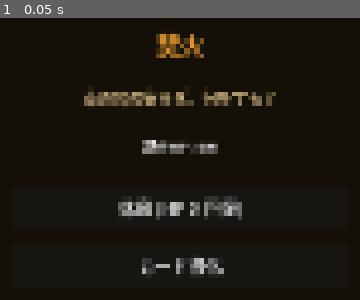
Above: before the commit, frame 1.
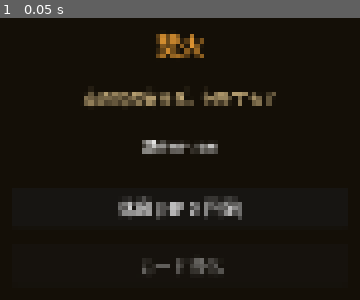
Above: after the commit, the same moment.

Repository: sashimihoutyou/too-fast-to-die
Game: Godot game, scene res://scenes/rest/rest_screen.tscn
Two runs of this game, one before a commit and one after it. Both use one fixed random seed, a clock stepped at 60 frames per second and the inputs below. This scene is started directly instead of the project's main scene.
Inputs:
- Up to frame 1 (0.05 s): no input

The runs differ from the first frame. In frame 1, 0.7% of the frame differs, in the area x 39-63%, y 85-91%.

Commit message:
Improve rest upgrades and plan simulation testing

Diff:
--- a/scenes/rest/rest_screen.gd
+++ b/scenes/rest/rest_screen.gd
@@ -9,6 +9,7 @@
 	$HPLabel.text = "現在HP: %d/%d" % [CombatManager.player_hp, CombatManager.player_max_hp]
 	var heal := CombatManager.player_max_hp * 30 / 100
 	$RestButton.text = "休息 (HP %d 回復)" % heal
+	$UpgradeButton.disabled = _get_upgradeable_cards().is_empty()
 
 func _on_rest() -> void:
 	var heal := CombatManager.player_max_hp * 30 / 100
@@ -16,8 +17,10 @@
 	_return_to_map()
 
 func _on_upgrade() -> void:
-	if DeckManager.master_deck.is_empty():
-		_return_to_map()
+	var upgradeable_cards := _get_upgradeable_cards()
+	if upgradeable_cards.is_empty():
+		$InfoLabel.text = "強化できるカードがありません。休息を選んでください。"
+		$UpgradeButton.disabled = true
 		return
 	for child in $CardContainer.get_children():
 		child.queue_free()
@@ -25,9 +28,7 @@
 	$UpgradeButton.visible = false
 	$InfoLabel.text = "強化するカードを選択:"
 
-	for card: CardData in DeckManager.master_deck:
-		if card.upgraded:
-			continue
+	for card: CardData in upgradeable_cards:
 		var btn := Button.new()
 		btn.text = _get_upgrade_preview(card)
 		btn.custom_minimum_size = Vector2(400, 40)
@@ -38,6 +39,13 @@
 func _on_card_upgrade(card: CardData) -> void:
 	card.upgraded = true
 	_return_to_map()
+
+func _get_upgradeable_cards() -> Array[CardData]:
+	var upgradeable_cards: Array[CardData] = []
+	for card: CardData in DeckManager.master_deck:
+		if not card.upgraded:
+			upgradeable_cards.append(card)
+	return upgradeable_cards
 
 func _get_upgrade_preview(card: CardData) -> String:
 	var parts: Array[String] = [card.get_display_name(), card.description]
Not shown, added: docs/tools/test_play_simulator_plan.md
